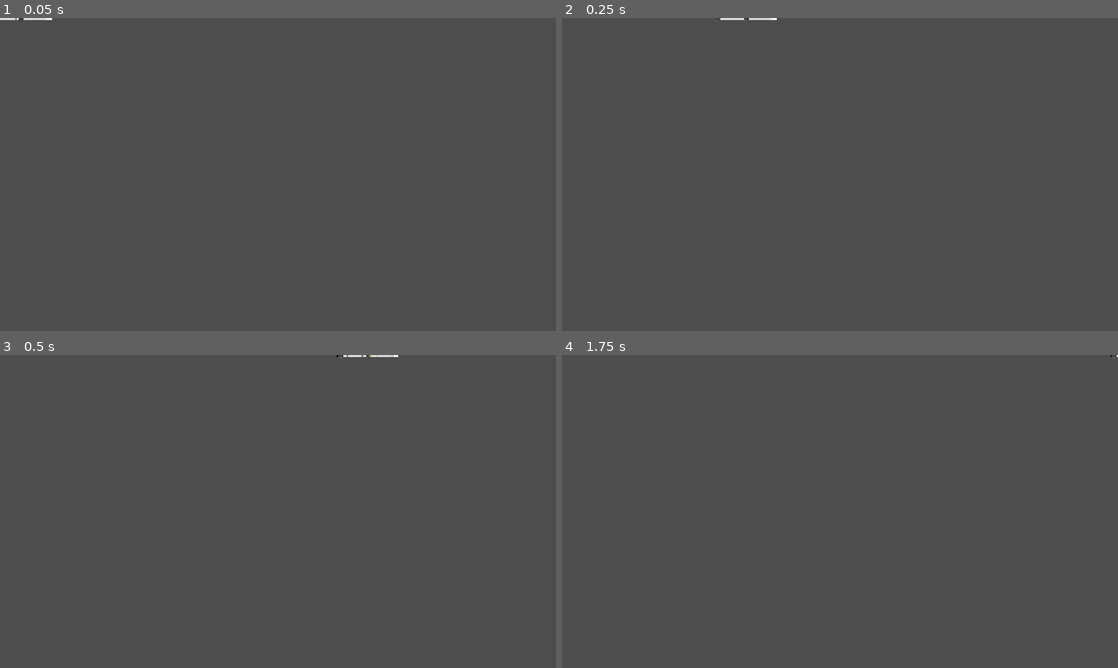
Above: before the commit, frames 1-4 (two rows, left to right).
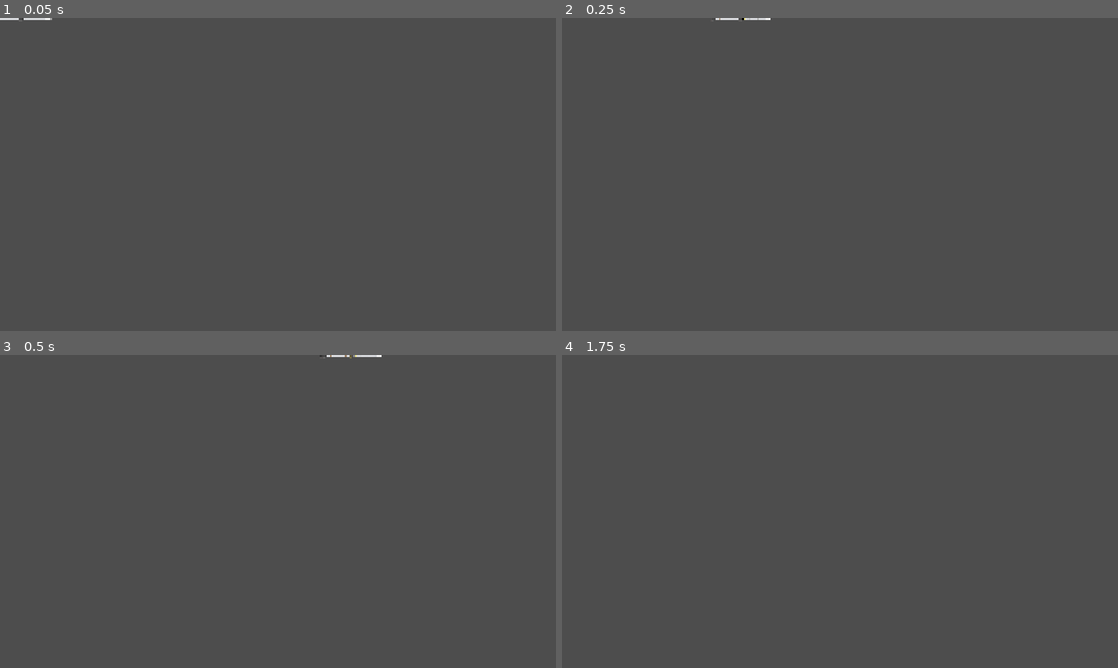
Above: after the commit, the same moments.

Repository: TheGoldenWombat/GoatPicker
Game: Godot game, scene res://projectile.tscn
Two runs of this game, one before a commit and one after it. Both use one fixed random seed, a clock stepped at 60 frames per second and the inputs below. This scene is started directly instead of the project's main scene.
Inputs:
- Up to frame 1 (0.05 s): no input
- Up to frame 2 (0.25 s): no input
- Up to frame 3 (0.5 s): no input
- Up to frame 4 (1.75 s): tap Enter at 0.5 s; tap Space at 1.25 s

The runs differ from the first frame. In frame 1, less than 0.1% of the frame differs, in the area x 2-10%, y 0-2%; in frame 2, less than 0.1%; in frame 3, less than 0.1%, in the area x 57-72%, y 0-2%; in frame 4, less than 0.1%.
Error before the commit: Invalid access to property or key 'target_crosshair' on a base object of type 'Nil'. (res://projectile.gd:80)
Error after the commit: Invalid access to property or key 'target_crosshair' on a base object of type 'Nil'. (res://projectile.gd:91)

Commit message:
More sfx groundwork

Diff:
--- a/projectile.gd
+++ b/projectile.gd
@@ -4,9 +4,12 @@
 # TODO CLEAN UP THIS WHOLE THING
 # LOTS OF UNNECESSARY COMPLEXITY FROM EXPERIMENTING
 
+# TODO ADD DAMAGE MODIFIER BASED ON HOW LONG THE MISSILE IS AIRBORNE
+
 @export var projectile_tip: TextureRect
 @export var projectile_body: ColorRect
-@export var launch_sfx: AudioStreamPlayer2D
+@export var launch_initial_sfx: AudioStreamPlayer2D
+@export var launch_post_sfx: AudioStreamPlayer2D
 @export var cruising_sfx: AudioStreamPlayer2D
 @export var explosion_sfx: AudioStreamPlayer2D
 
@@ -44,34 +47,42 @@
 func remove_projectile() -> void:
 	queue_free()
 
+
 func signal_on_hit() -> void:
 	emit_signal("on_hit", projectile_type)
 
 
+func play_launch_sfx() -> void:
+	launch_initial_sfx.play()
+	await launch_initial_sfx.finished
+	launch_post_sfx.play()
+
+
 # Called when the node enters the scene tree for the first time.
 func _ready() -> void:
-	current_speed = max_speed * boost_multiplier # Initial boost
+	var boost_modifier = randf_range(0.8, 1.2)
+	current_speed = max_speed * boost_multiplier * boost_modifier # Initial boost
 	current_velocity = current_speed * Vector2.RIGHT.rotated(rotation)
 	current_drag_factor = LAUNCH_DRAG_FACTOR
+	play_launch_sfx()
 
 # Called every frame. 'delta' is the elapsed time since the previous frame.
 func _physics_process(delta: float) -> void:
 
-
 	# Move projectile toward target
 	if current_speed > max_speed:
-		var deceleration: float = max_speed * delta * boost_multiplier / 2.5
+		var deceleration: float = max_speed * delta * boost_multiplier / 2.0
 		current_speed -= deceleration
-
-	if current_speed <= max_speed * (boost_multiplier * 0.66):
+		current_velocity = Vector2.RIGHT * current_speed
+	else:
+		if launch_post_sfx.playing: launch_post_sfx.stop()
+		if !cruising_sfx.playing: cruising_sfx.play()
 		if current_drag_factor <= CRUISING_DRAG_FACTOR:
 			current_drag_factor = lerp(current_drag_factor, CRUISING_DRAG_FACTOR, 0.005)
 		var direction: Vector2 = global_position.direction_to(target.global_position)
 		var desired_velocity: Vector2 = direction * current_speed
 		var change: Vector2 = (desired_velocity - current_velocity) * current_drag_factor
 		current_velocity += change
-	else:
-		current_velocity = Vector2.RIGHT * current_speed
 	position += current_velocity * delta
 	look_at(global_position + current_velocity)
 
@@ -81,12 +92,13 @@
 		target_racer.target_crosshair.show()
 
 
-
 func _on_area_entered(area: Area2D) -> void:
 	print ("target choice: " + str(target_racer.choice))
 	print ("target: " + str(target))
 	print ("entered: " + str(area))
 	if area == target:
+		if launch_post_sfx.playing: launch_post_sfx.stop()
+		if cruising_sfx.playing: cruising_sfx.stop()
 		explosion_sfx.play()
 		target_racer.apply_projectile_effect(projectile_type)
 		target_racer.target_crosshair.hide()
--- a/projectile.tscn
+++ b/projectile.tscn
@@ -11,22 +11,17 @@
 
 [sub_resource type="AudioStreamRandomizer" id="AudioStreamRandomizer_sxmqc"]
 
-[sub_resource type="AudioStreamPlaylist" id="AudioStreamPlaylist_2xblw"]
-loop = false
-stream_count = 2
-stream_0 = SubResource("AudioStreamRandomizer_dgwo2")
-stream_1 = SubResource("AudioStreamRandomizer_sxmqc")
-
 [sub_resource type="AudioStreamRandomizer" id="AudioStreamRandomizer_dac07"]
 
 [sub_resource type="AudioStreamRandomizer" id="AudioStreamRandomizer_0c7x6"]
 
-[node name="Projectile" type="Area2D" node_paths=PackedStringArray("projectile_tip", "projectile_body", "launch_sfx", "cruising_sfx", "explosion_sfx") groups=["projectiles"]]
+[node name="Projectile" type="Area2D" node_paths=PackedStringArray("projectile_tip", "projectile_body", "launch_initial_sfx", "launch_post_sfx", "cruising_sfx", "explosion_sfx") groups=["projectiles"]]
 z_index = 50
 script = ExtResource("1_qxf0c")
 projectile_tip = NodePath("TextureRect")
 projectile_body = NodePath("ColorRect")
-launch_sfx = NodePath("Launch")
+launch_initial_sfx = NodePath("LaunchInitial")
+launch_post_sfx = NodePath("LaunchPost")
 cruising_sfx = NodePath("Cruising")
 explosion_sfx = NodePath("Explosion")
 
@@ -73,8 +68,11 @@
 scale = Vector2(0.25, 0.25)
 texture = ExtResource("3_dgwo2")
 
-[node name="Launch" type="AudioStreamPlayer2D" parent="."]
-stream = SubResource("AudioStreamPlaylist_2xblw")
+[node name="LaunchInitial" type="AudioStreamPlayer2D" parent="."]
+stream = SubResource("AudioStreamRandomizer_dgwo2")
+
+[node name="LaunchPost" type="AudioStreamPlayer2D" parent="."]
+stream = SubResource("AudioStreamRandomizer_sxmqc")
 
 [node name="Cruising" type="AudioStreamPlayer2D" parent="."]
 stream = SubResource("AudioStreamRandomizer_dac07")
Not shown: 1 places in projectile.tscn that only renumber resources
